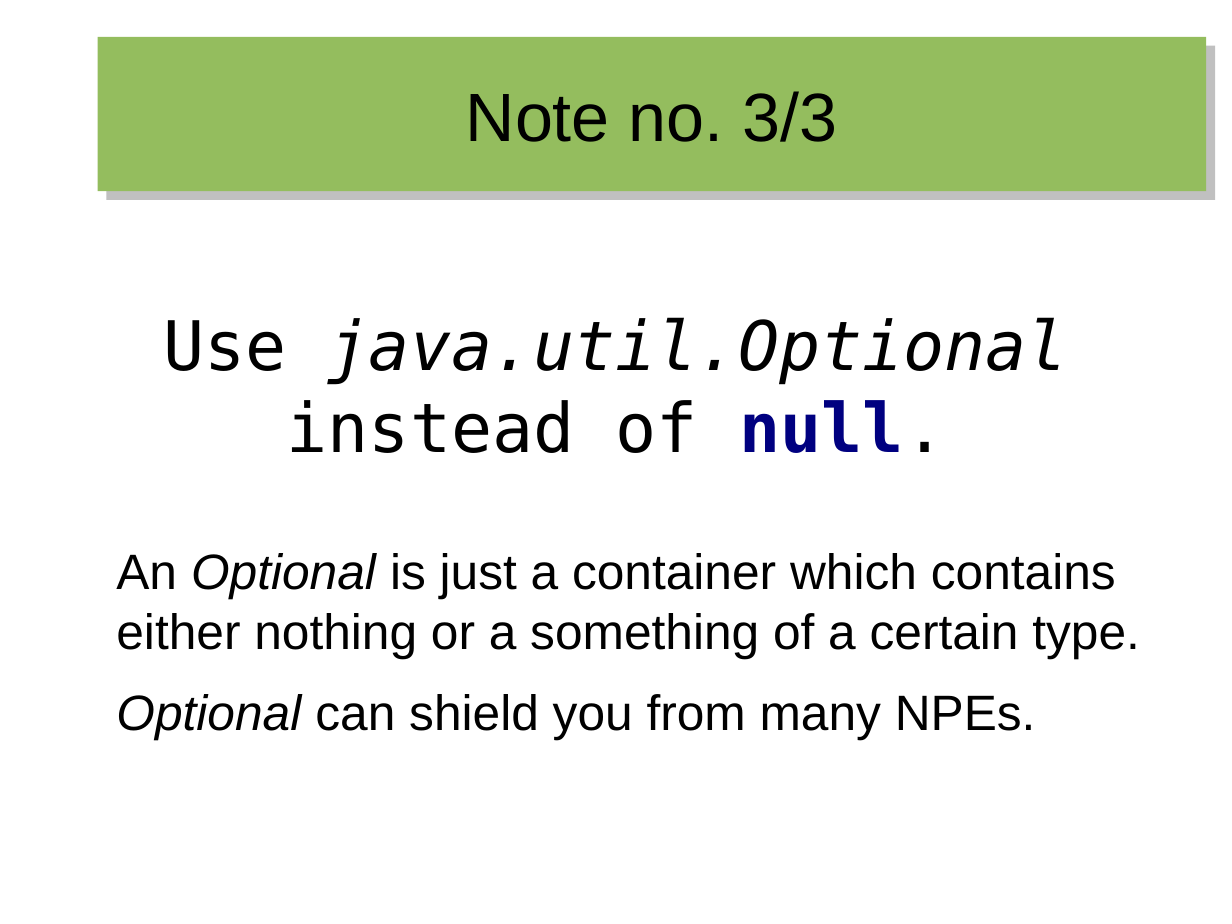
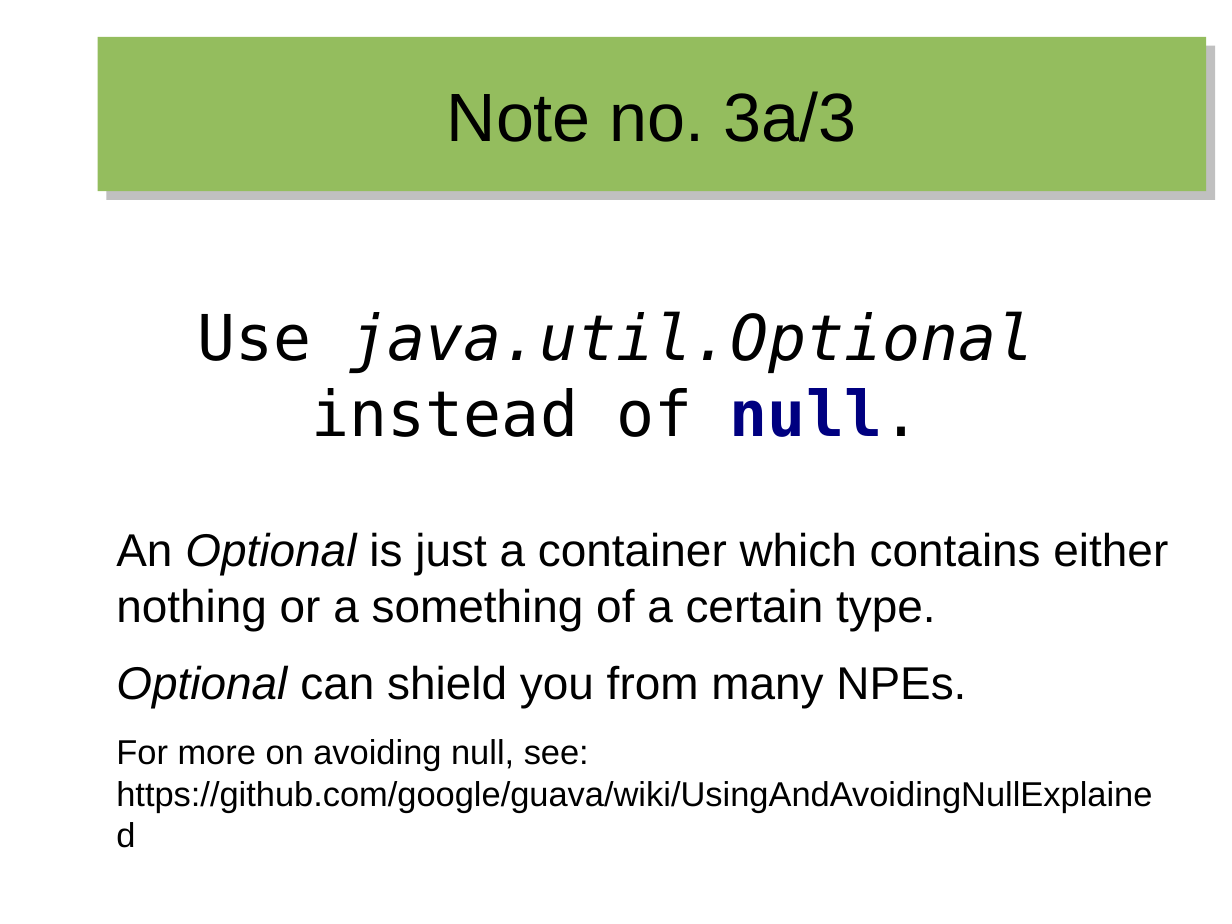
Before and after one commit to hermannhueck/reactive-mongo-access, a slide deck: slide 11 of Slides/2016-08_Reactive Mongo Access from Java 8.odp. Drawn at 1232x924 pixels with LibreOffice and Linux fonts; fonts in the diff are those of the drawing. Boxes give left, top, right and bottom in pixels: in the first picture for what was removed or moved away, otherwise in the second. Text is boxed around its words. In the diff, an @@ line names an element or a change of style, - is before the commit and + after.

```diff
--- a/Slides/2016-08_Reactive Mongo Access from Java 8.odp
+++ b/Slides/2016-08_Reactive Mongo Access from Java 8.odp
@@ title at (x1=447, y1=91, x2=857, y2=142): text changed @@
-Note no. 3/3
+Note no. 3a/3
@@ text at (x1=116, y1=311, x2=1168, y2=708): size 44 to 40.7 pt in "Use java.util.Optional instead of null."; size 32 to 29.6 pt in "An Optional is just a container which ...", "Optional can shield you from many NPEs." @@
@@ text at (x1=116, y1=739, x2=1152, y2=812): paragraph added @@
+For more on avoiding null, see:
+https://github.com/google/guava/wiki/UsingAndAvoidingNullExplained
```
Also in this commit, not shown: 5 other slides changed, 1 slide added, 30 other files.
